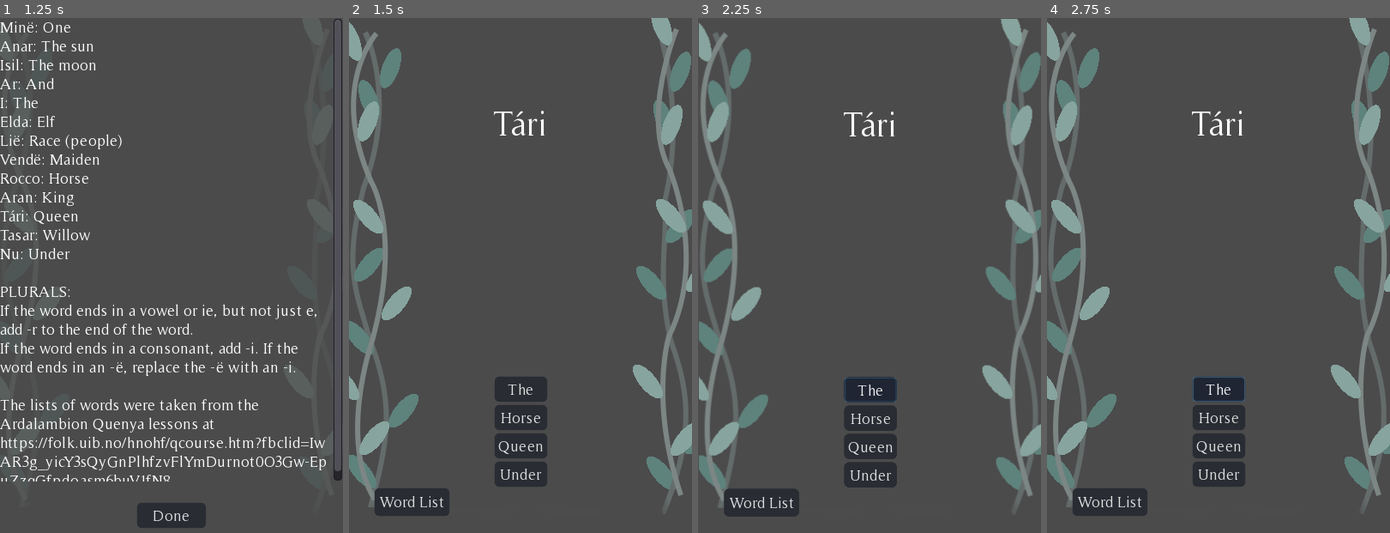
Above: before the commit, frames 1-4 (left to right).
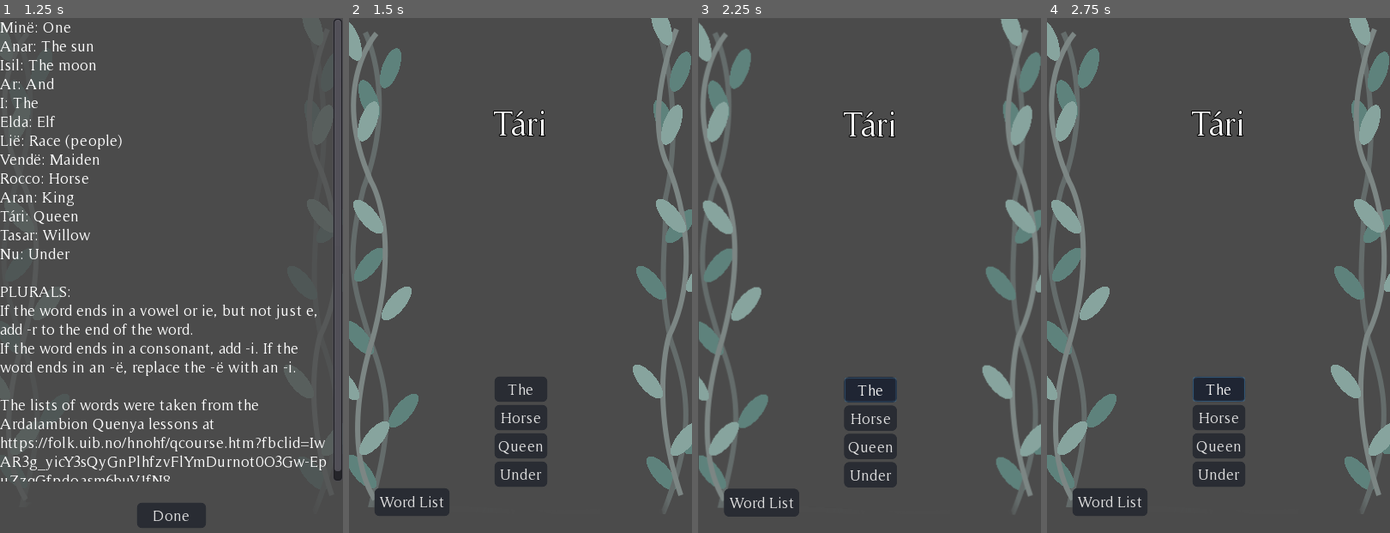
Above: after the commit, the same moments.

Repository: the-alex-g/QuenyaFlashcards
Game: Godot game, scene res://Main.tscn
The game is run twice, just before and just after one commit, with the same random seed, the same clock (stepped at 60 frames per second) and the same inputs. This scene is started directly instead of the project's main scene.
Inputs:
- Up to frame 1 (1.25 s): click "Lesson One: Plurals" at 0.5 s
- Up to frame 2 (1.5 s): click "Done" at 1.25 s
- Up to frame 3 (2.25 s): click "The" at 2 s
- Up to frame 4 (2.75 s): no input

Frame 1 is identical in both runs. In frame 2, 0.2% of the frame differs, in the area x 42-58%, y 17-23%; in frame 3, 0.2%; in frame 4, 0.2%.

Commit message:
Add black outline around head font

Diff:
--- a/project/Fonts/LargeFont.tres
+++ b/project/Fonts/LargeFont.tres
@@ -4,4 +4,6 @@
 
 [resource]
 size = 40
+outline_size = 1
+outline_color = Color( 0, 0, 0, 1 )
 font_data = ExtResource( 1 )
--- a/project/Main.tscn
+++ b/project/Main.tscn
@@ -194,6 +194,51 @@
 margin_right = 8.0
 margin_bottom = 29.0
 text = "Practice all the Words"
+
+[node name="LessonStats" type="Control" parent="."]
+visible = false
+anchor_right = 1.0
+anchor_bottom = 1.0
+__meta__ = {
+"_edit_use_anchors_": false
+}
+
+[node name="Button" type="Button" parent="LessonStats"]
+anchor_left = 0.5
+anchor_top = 1.0
+anchor_right = 0.5
+anchor_bottom = 1.0
+margin_left = -25.0
+margin_top = -29.0
+margin_right = 25.0
+text = "Done"
+
+[node name="VBoxContainer" type="VBoxContainer" parent="LessonStats"]
+anchor_left = 0.5
+anchor_top = 0.5
+anchor_right = 0.5
+anchor_bottom = 0.5
+margin_left = -20.0
+margin_top = -35.5
+margin_right = 20.0
+margin_bottom = 35.5
+__meta__ = {
+"_edit_use_anchors_": false
+}
+
+[node name="Correct" type="Label" parent="LessonStats/VBoxContainer"]
+margin_right = 40.0
+margin_bottom = 21.0
+
+[node name="Wrong" type="Label" parent="LessonStats/VBoxContainer"]
+margin_top = 25.0
+margin_right = 40.0
+margin_bottom = 46.0
+
+[node name="WordListLooks" type="Label" parent="LessonStats/VBoxContainer"]
+margin_top = 50.0
+margin_right = 40.0
+margin_bottom = 71.0
 
 [node name="Correct" type="AudioStreamPlayer" parent="."]
 stream = ExtResource( 6 )
--- a/project/WordList.gd
+++ b/project/WordList.gd
@@ -182,10 +182,10 @@
 	'Elérien otso Atan':'I have released seven men',
 	'Unúrtien alta harma':'I have hidden a great treasure',
 	'Ecénien rimbë aiwi':'I have seen many birds',
-	'Ciryat utúlier':'A pair of great ships has come',
+	'Ciryat utúlier':'A pair of ships has come',
 	'Cendeal i parma':'You are reading the book',
 	'Imbë i aldar':'Between the trees',
-	'Naucor roita harma':'Dwarves pursue treasure',
+	'Naucor roitar harma':'Dwarves pursue treasure',
 }
 const LESS_8_RULES := 'PRESENT PERFECT and PRONOUNS:\nThe present tense of a verb is used to show something that happen …(617 unchanged characters)…
 const LESSONS := 8
